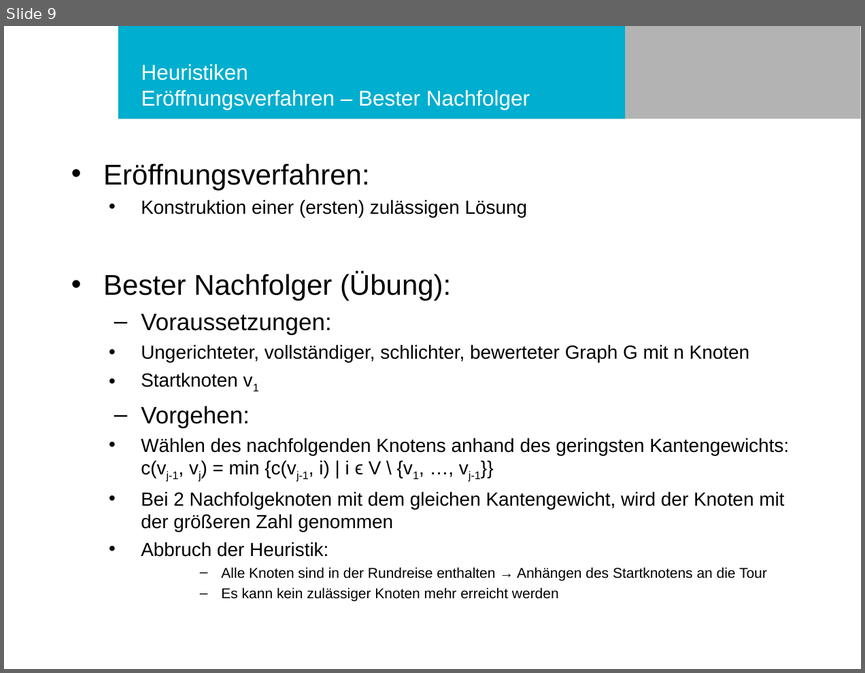
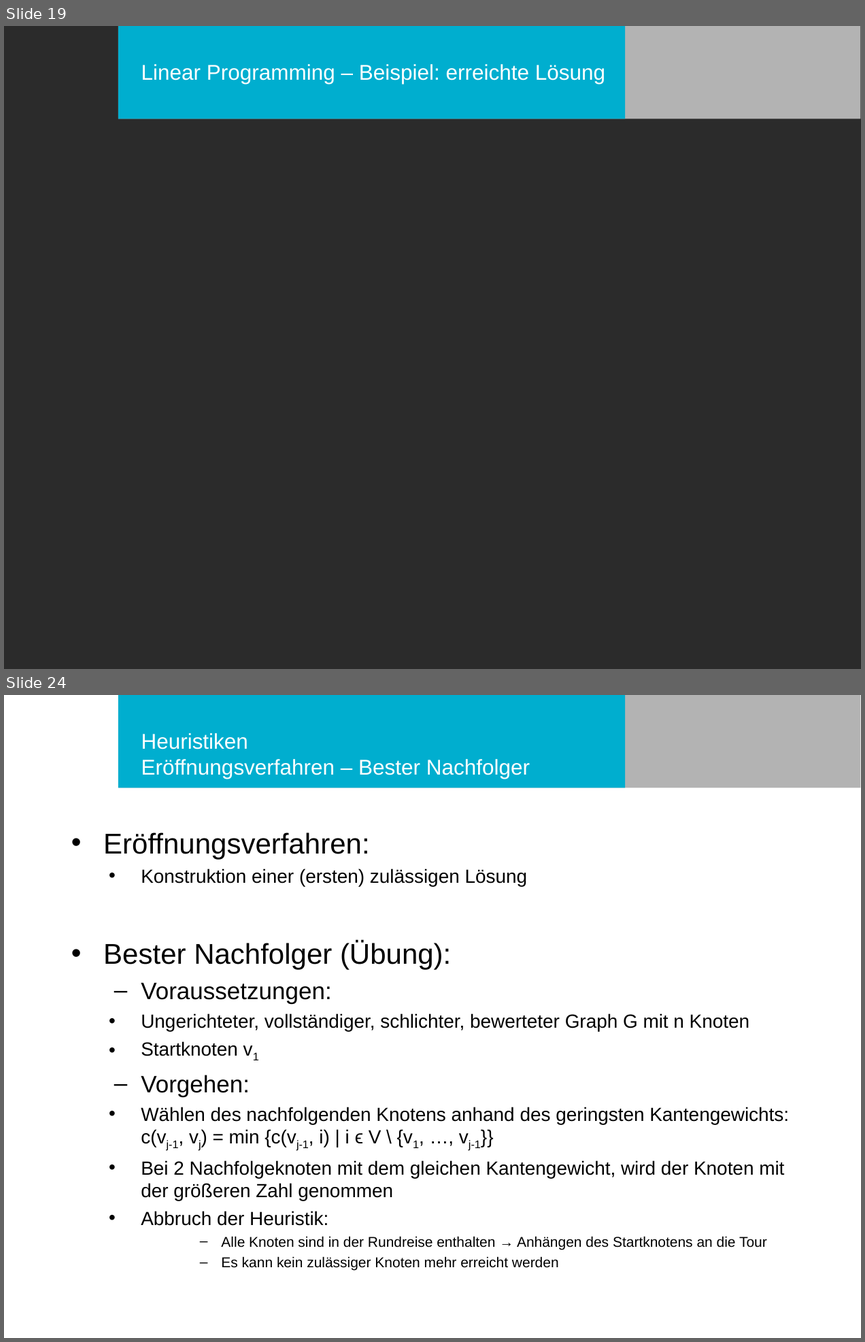
Before and after one commit to philurlaub/matlab2016, a slide deck: Präsentation.ppt. Shown one above the other, each under a label of ours: slide 9 before the commit, slides 19 and 24 after it; the slides between them are not shown. The pictures are 865x673 and 865x1342 pixels, drawn with LibreOffice and Linux fonts; fonts in the diff are those of the drawing; background and template pictures are left out; a plain dark background stands for a picture behind light text. Boxes give left, top, right and bottom in pixels: in the first picture for what was removed or moved away, otherwise in the second. Text is boxed around its words. In the diff, an @@ line names an element or a change of style, - is before the commit and + after.

```diff
--- a/Präsentation.ppt
+++ b/Präsentation.ppt
@@ slide 19 added at <box>4,26,861,669</box>, background picture (left out); not listed: 2 template elements that a slide beside it also shows @@
@@ title added at <box>141,64,605,84</box>, 18 pt, text #FFFFFF @@
+Linear Programming – Beispiel: erreichte Lösung
@@ what was slide 9 is now slide 24 @@
```
Also in this commit, not shown: 6 slides changed, 16 other slides added, 2 slides removed.
